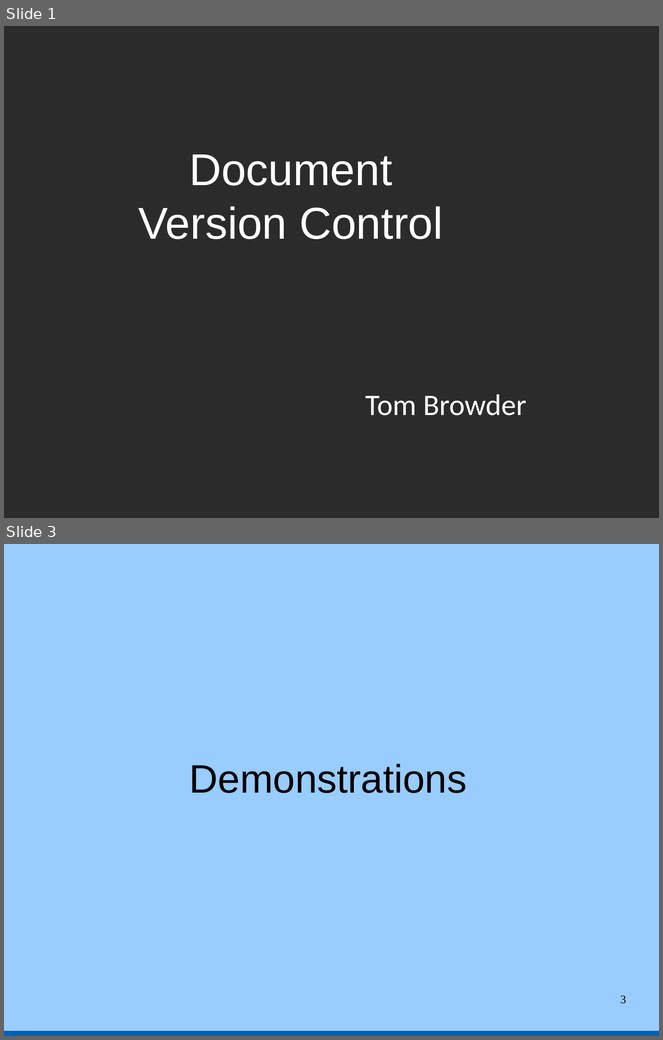
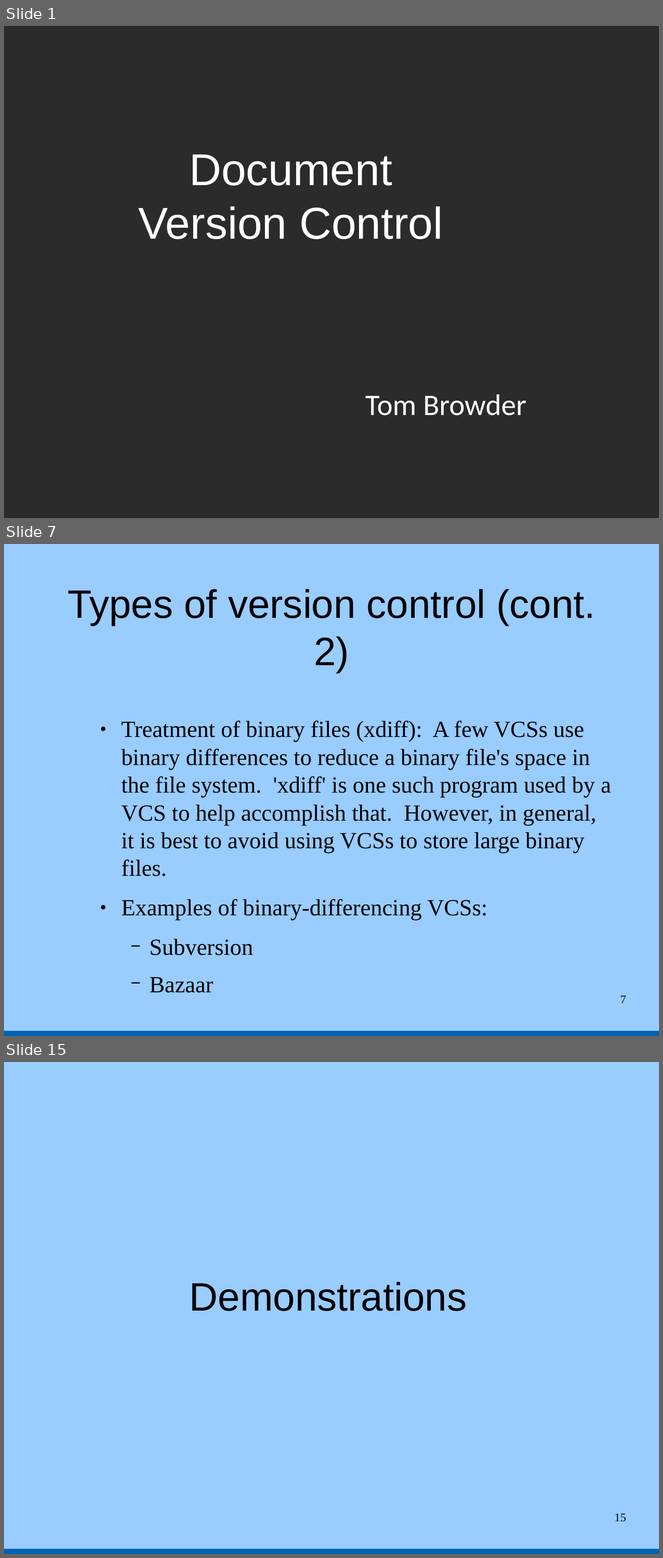
Before and after one commit to tbrowder/nwflug, a slide deck: NWFLUG/mtg-2015-07-06/version-control.odp. Shown one above the other, each under a label of ours: slides 1 and 3 before the commit, slides 1, 7 and 15 after it; the slides between them are not shown. The pictures are 663x1040 and 663x1558 pixels, drawn with LibreOffice and Linux fonts; fonts in the diff are those of the drawing; background and template pictures are left out; a plain dark background stands for a picture behind light text. Boxes give left, top, right and bottom in pixels: in the first picture for what was removed or moved away, otherwise in the second. Text is boxed around its words. In the diff, an @@ line names an element or a change of style, - is before the commit and + after.

```diff
--- a/NWFLUG/mtg-2015-07-06/version-control.odp
+++ b/NWFLUG/mtg-2015-07-06/version-control.odp
@@ slide 7 added at (4, 544, 659, 1036), background #99CCFF; not listed: 1 template element that a slide beside it also shows @@
@@ title added at (67, 589, 595, 673), 48 pt, text #000000 @@
+Types of version control (cont. 2)
@@ text added at (122, 720, 611, 993), 28 pt, text #000000 @@
+● Treatment of binary files (xdiff): A few VCSs use binary differences to reduce a binary file's space in the file system. 'xdiff' is one such program used by a VCS to help accomplish that. However, in general, it is best to avoid using VCSs to store large binary files.
+● Examples of binary-differencing VCSs:
+  − Subversion
+  − Bazaar
@@ page number added at (621, 995, 626, 1003), 14 pt, text #000000 @@
+7
@@ what was slide 3 is now slide 15 @@
@@ page number at (614, 1513, 626, 1522): text changed @@
-3
+15
```
Also in this commit, not shown: 1 slide changed, 12 other slides added.
